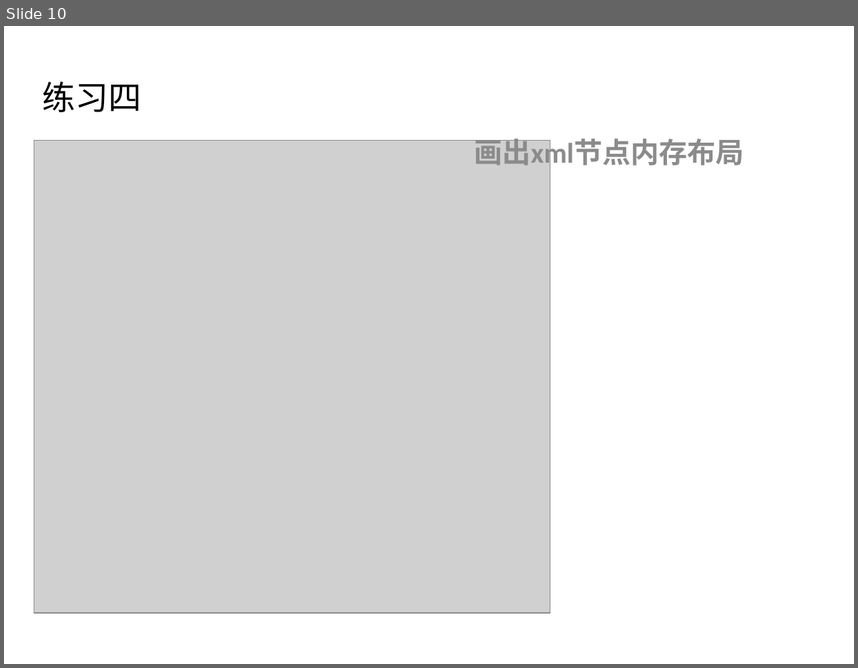
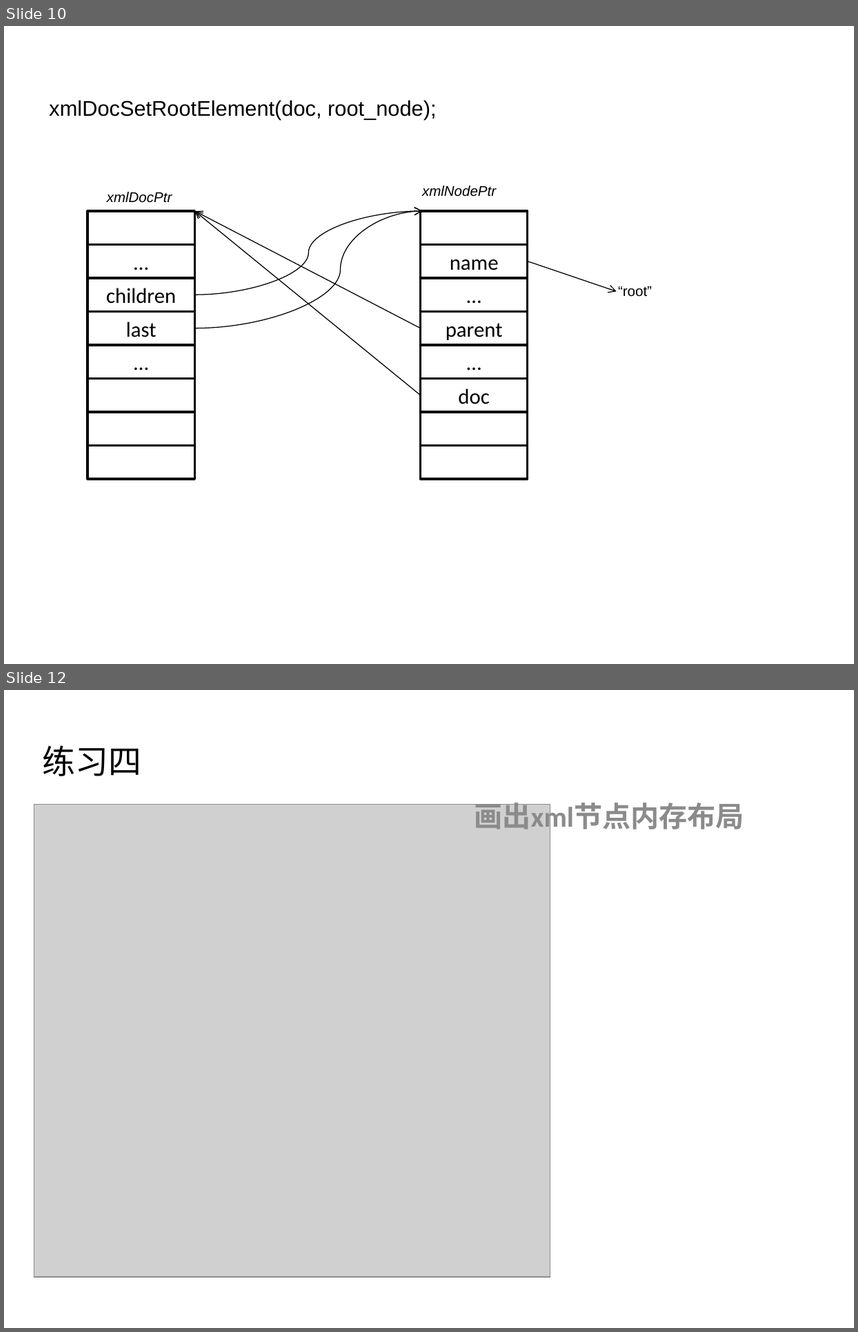
Before and after one commit to mir1128/GDBTraining, a slide deck: session2/Debugging Workshop 2.pptx. Shown one above the other, each under a label of ours: slide 10 before the commit, slides 10 and 12 after it; the slides between them are not shown. The pictures are 858x668 and 858x1332 pixels, drawn with LibreOffice and Linux fonts; fonts in the diff are those of the drawing; grey boxes stand for pictures. Boxes give left, top, right and bottom in pixels: in the first picture for what was removed or moved away, otherwise in the second. Text is boxed around its words. In the diff, an @@ line names an element or a change of style, - is before the commit and + after.

```diff
--- a/session2/Debugging Workshop 2.pptx
+++ b/session2/Debugging Workshop 2.pptx
@@ slide 10 added at bbox=[4, 26, 854, 664], background #FFFFFF @@
@@ text added at bbox=[49, 100, 436, 119], 18 pt, text #000000 @@
+xmlDocSetRootElement(doc, root_node);
@@ text added at bbox=[422, 185, 496, 196], 12 pt, text #000000, italic @@
+xmlNodePtr
@@ rectangle added at bbox=[87, 212, 194, 245], outline #000000 2 pt @@
@@ text added at bbox=[107, 192, 172, 203], 12 pt, text #000000, italic @@
+xmlDocPtr
@@ curved arrow added from (194, 294) to (422, 212), #000000 0.75 pt @@
@@ curved arrow added from (194, 328) to (422, 212), #000000 0.75 pt @@
@@ arrow added from (421, 328) to (194, 212), #000000 0.75 pt @@
@@ arrow added from (421, 395) to (194, 212), #000000 0.75 pt @@
@@ rectangle added at bbox=[421, 212, 528, 245], outline #000000 2 pt @@
@@ rectangle added at bbox=[87, 245, 194, 278], outline #000000 2 pt, 18 pt, text #000000 @@
+…
@@ rectangle added at bbox=[421, 245, 528, 278], outline #000000 2 pt, 18 pt, text #000000 @@
+name
@@ arrow added from (528, 261) to (616, 291), #000000 0.75 pt @@
@@ rectangle added at bbox=[87, 278, 194, 311], outline #000000 2 pt, 18 pt, text #000000 @@
+children
@@ rectangle added at bbox=[421, 278, 528, 311], outline #000000 2 pt, 18 pt, text #000000 @@
+…
@@ text added at bbox=[618, 286, 652, 296], 12 pt, text #000000 @@
+“root”
@@ rectangle added at bbox=[87, 312, 194, 345], outline #000000 2 pt, 18 pt, text #000000 @@
+last
@@ rectangle added at bbox=[421, 312, 528, 345], outline #000000 2 pt, 18 pt, text #000000 @@
+parent
@@ rectangle added at bbox=[87, 345, 194, 378], outline #000000 2 pt, 18 pt, text #000000 @@
+…
@@ rectangle added at bbox=[421, 345, 528, 378], outline #000000 2 pt, 18 pt, text #000000 @@
+…
@@ rectangle added at bbox=[87, 378, 194, 411], outline #000000 2 pt @@
@@ rectangle added at bbox=[421, 378, 528, 411], outline #000000 2 pt, 18 pt, text #000000 @@
+doc
@@ rectangle added at bbox=[87, 412, 194, 445], outline #000000 2 pt @@
@@ rectangle added at bbox=[421, 412, 528, 445], outline #000000 2 pt @@
@@ rectangle added at bbox=[87, 445, 194, 478], outline #000000 2 pt @@
@@ rectangle added at bbox=[421, 445, 528, 478], outline #000000 2 pt @@
@@ what was slide 10 is now slide 12 @@
```
Also in this commit, not shown: 1 other slide added.
